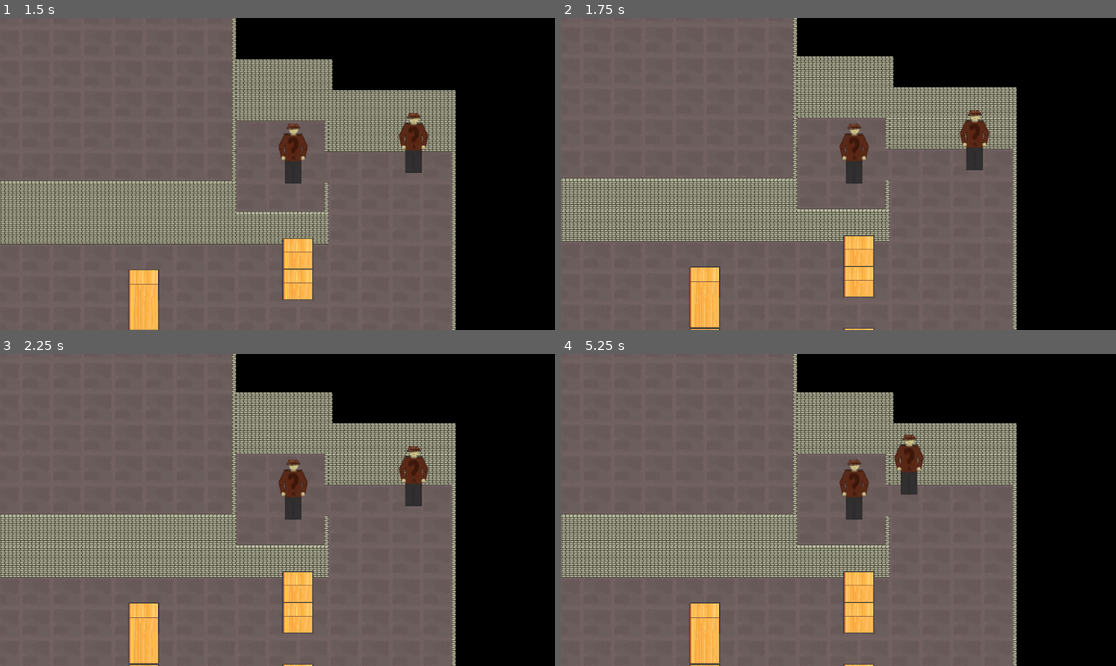
Above: before the commit, frames 1-4 (two rows, left to right).
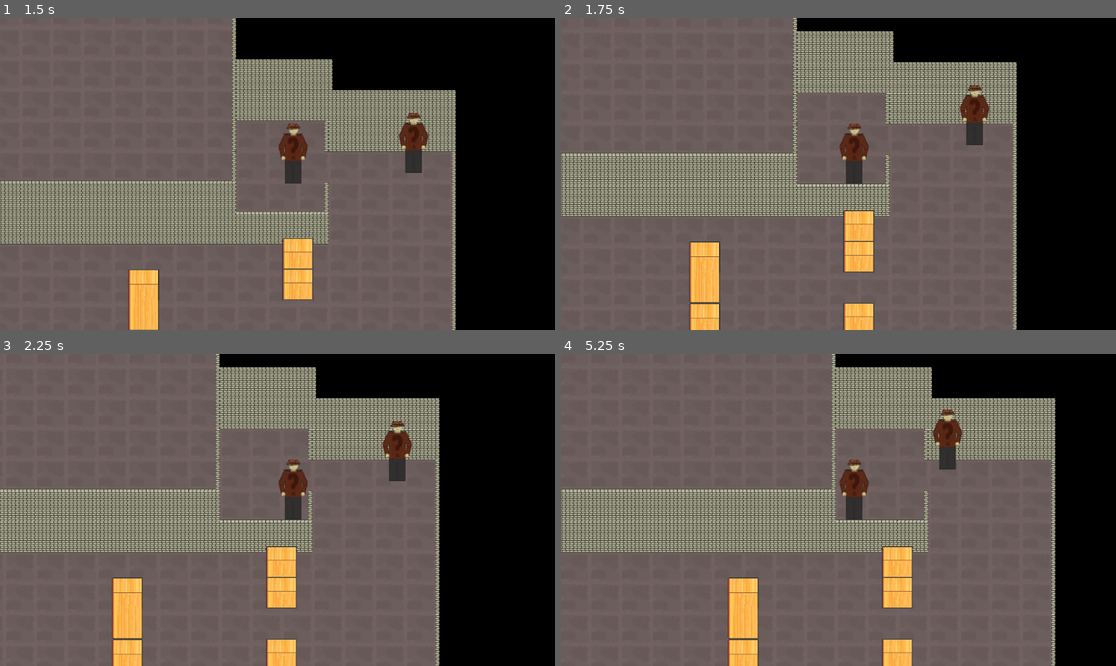
Above: after the commit, the same moments.

Repository: Alexxx180/Desert-Rage-2
Game: Godot game, scene res://assets/scenes/levels/caves/origin.tscn
Two runs of this game, one before a commit and one after it. Both use one fixed random seed, a clock stepped at 60 frames per second and the inputs below.
Inputs:
- Up to frame 1 (1.5 s): tap Enter at 0.5 s; hold D (right) 0.53-1.28 s; hold Shift (run) 0.53-1.28 s; hold Down (backward) from 1.28 s (still down); tap Ctrl (select) at 1.35 s
- Up to frame 2 (1.75 s): keep holding Down (backward)
- Up to frame 3 (2.25 s): tap Space at 2 s; release Down (backward) at 2.03 s; hold D (right) from 2.03 s (still down); hold Shift (run) from 2.03 s (still down)
- Up to frame 4 (5.25 s): tap Enter at 2.75 s; release D (right) at 2.78 s; release Shift (run) at 2.78 s; hold Up (forward) 2.78-3.53 s; tap Ctrl (select) at 2.85, 4.35 s; tap Space at 3.5 s; hold Shift (run) 3.53-4.28 s; hold Left (left) 3.53-5.03 s; hold Down (backward) from 5.03 s (still down); hold Shift (run) from 5.03 s (still down)

Frame 1 is identical in both runs. In frame 2, 19% of the frame differs, in the area x 0-83%, y 0-100%; in frame 3, 24%; in frame 4, 32%, in the area x 0-90%, y 0-100%.
Error before the commit: Invalid call. Nonexistent function 'determine_jump' in base 'Node2D'. (res://assets/systems/input/platforming/platforms/platform.gd:32)

Commit message:
hero horizontal platforming logic

Diff:
--- a/assets/scenes/actors/interactables/box.tscn
+++ b/assets/scenes/actors/interactables/box.tscn
@@ -3,7 +3,7 @@
 [ext_resource type="Script" path="res://assets/systems/input/push/size.gd" id="2_ite8n"]
 [ext_resource type="Texture2D" uid="uid://bs2g1i7sc7mra" path="res://assets/resources/tiles/interactables/box2.png" id="2_ixfkr"]
 [ext_resource type="PackedScene" uid="uid://biosnl51cos0y" path="res://assets/scenes/actors/interactables/zones/push/shape/box.tscn" id="3_mmdk7"]
-[ext_resource type="PackedScene" uid="uid://bcm7c5kgxcjd6" path="res://assets/scenes/actors/interactables/zones/platforming/shape/box.tscn" id="4_i44eb"]
+[ext_resource type="PackedScene" uid="uid://bqhcem2d36lpv" path="res://assets/scenes/actors/interactables/zones/platforming/floor/ledge.tscn" id="4_ekw2r"]
 
 [node name="box" type="Node2D"]
 
@@ -21,4 +21,5 @@
 
 [node name="push" parent="interaction" instance=ExtResource("3_mmdk7")]
 
-[node name="platforming" parent="interaction" instance=ExtResource("4_i44eb")]
+[node name="ledge" parent="interaction" instance=ExtResource("4_ekw2r")]
+position = Vector2(32, -30)
--- a/assets/scenes/actors/interactables/zones/platforming/shape/box.tscn
+++ /dev/null
@@ -1,18 +0,0 @@
-[gd_scene load_steps=4 format=3 uid="uid://bcm7c5kgxcjd6"]
-
-[ext_resource type="PackedScene" uid="uid://bar4jauuflsve" path="res://assets/scenes/actors/interactables/zones/platforming/platforms/directions.tscn" id="1_2fy67"]
-[ext_resource type="PackedScene" uid="uid://j802q0skl6dn" path="res://assets/scenes/actors/interactables/zones/platforming/platforms/platform.tscn" id="2_nw4pu"]
-[ext_resource type="PackedScene" uid="uid://bqhcem2d36lpv" path="res://assets/scenes/actors/interactables/zones/platforming/floor/ledge.tscn" id="3_s2v2e"]
-
-[node name="platforming" type="Node2D"]
-position = Vector2(32, -30)
-
-[node name="directions" parent="." instance=ExtResource("1_2fy67")]
-
-[node name="platform" parent="." instance=ExtResource("2_nw4pu")]
-position = Vector2(0, 0)
-
-[node name="ledge" parent="." instance=ExtResource("3_s2v2e")]
-
-[connection signal="body_entered" from="platform" to="ledge" method="_at_new_floor"]
-[connection signal="body_exited" from="platform" to="ledge" method="_at_old_floor"]
--- a/assets/systems/input/platforming/character/platforming.gd
+++ b/assets/systems/input/platforming/character/platforming.gd
@@ -2,28 +2,49 @@
 
 @onready var hero: CharacterBody2D = get_node("../..")
 
+const JUMP_FORCE = 128
+const NEUTRAL = 0
+const GAP = 4
+
+func inplace(ledge: float, subject: float) -> bool:
+	return ledge >= subject - GAP and ledge <= subject + GAP
+
+func regulation(axis: int) -> Array[Callable]:
+	return [
+		(func(ledge: Vector2): return inplace(ledge[axis], hero.position[axis])),
+		(func(ledge: Vector2): return ledge[axis] > hero.position[axis]),
+		(func(ledge: Vector2): return ledge[axis] < hero.position[axis])
+	]
+
+func check_place(axis: int, direction: Vector2i, ledge: Vector2):
+	directions[axis][direction[axis]].call(ledge)
+
 var ledges: Dictionary = {}
+var directions: Array[Array] = [
+	regulation(Vector2.AXIS_X), regulation(Vector2.AXIS_Y)
+]
+var y: Array[int] = [NEUTRAL, JUMP_FORCE, -JUMP_FORCE]
+var x: Array[int] = [NEUTRAL, JUMP_FORCE, -JUMP_FORCE]
 
-var _subject: Vector2:
-	get:
-		return hero.position
+func _jump_to_place(ledge: Node2D, direction: Vector2i):
+	if ledge.name == "ledge":
+		hero.position = ledge.position
+	else:
+		hero.position += Vector2(x[direction.x], y[direction.y])
 
-func left(ledge: Vector2) -> bool: return ledge.x < _subject.x
+func jump_to(direction: Vector2i):
+	if direction == Vector2i.ZERO: return
 
-func right(ledge: Vector2) -> bool: return _subject.x < ledge.x
+	var i: int = ledges.size() - 1
+	var jump: bool = false
 
-func forward(ledge: Vector2) -> bool: return ledge.y < _subject.y
+	while i > 0 and not jump:
+		i = i - 1
+		jump = true
+		for axis in [Vector2.AXIS_X, Vector2.AXIS_Y]:
+			jump = jump and check_place(axis, direction, ledges[i].position)
 
-func backward(ledge: Vector2) -> bool: return _subject.y < ledge.y
+	if jump: _jump_to_place(ledges[i], direction)
 
-func jump_to_direction(directions: Array[String]):
-	for ledge in ledges:
-		var i: int = directions.size()
-		var jump: bool = self.call(directions[i], ledge.position)
-		while i > 0 and jump:
-			i = i - 1
-			jump &= self.call(directions[i], ledge.position)
-		if jump: hero.position = ledge.position
-
-func append_ledge(ledge): ledges[ledge.get_instance_id()] = ledge
-func remove_ledge(ledge): ledges.erase(ledge)
+func append_ledge(ledge: Node2D): ledges[ledge.get_instance_id()] = ledge
+func remove_ledge(ledge: Node2D): ledges.erase(ledge)
--- a/project.godot
+++ b/project.godot
@@ -12,7 +12,7 @@
 
 config/name="Desert-Rage-2"
 run/main_scene="res://assets/scenes/levels/caves/origin.tscn"
-config/features=PackedStringArray("4.1", "GL Compatibility")
+config/features=PackedStringArray("4.2", "GL Compatibility")
 config/icon="res://icon.svg"
 
 [display]
